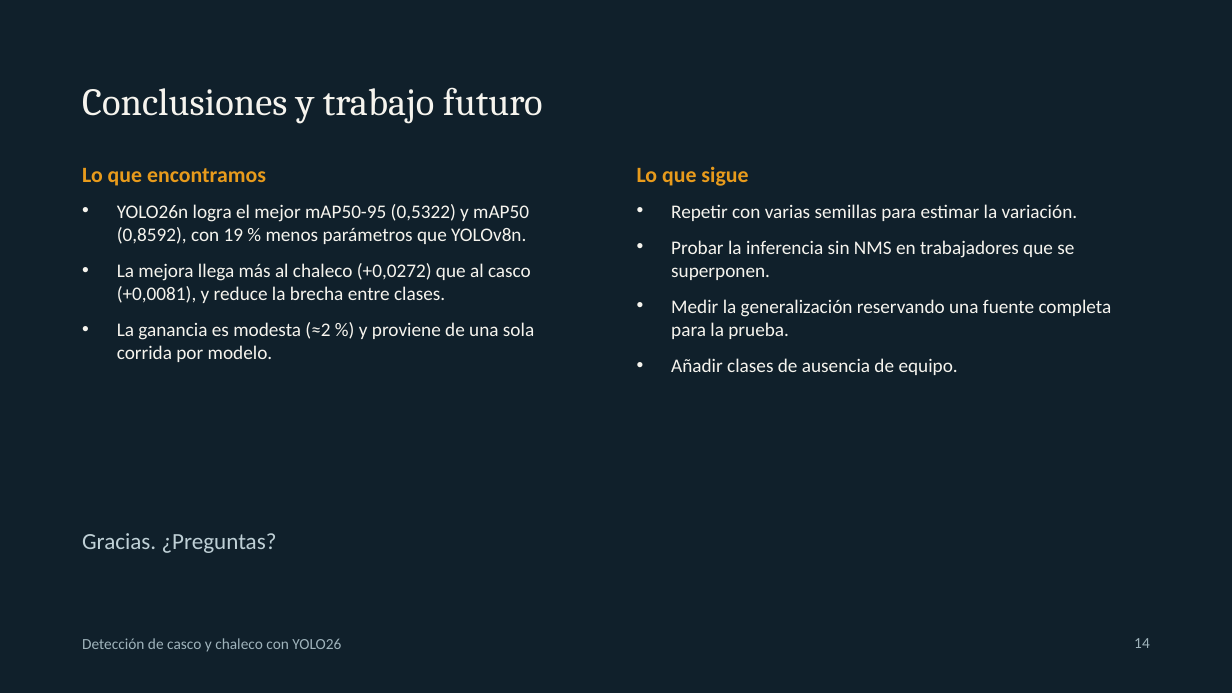
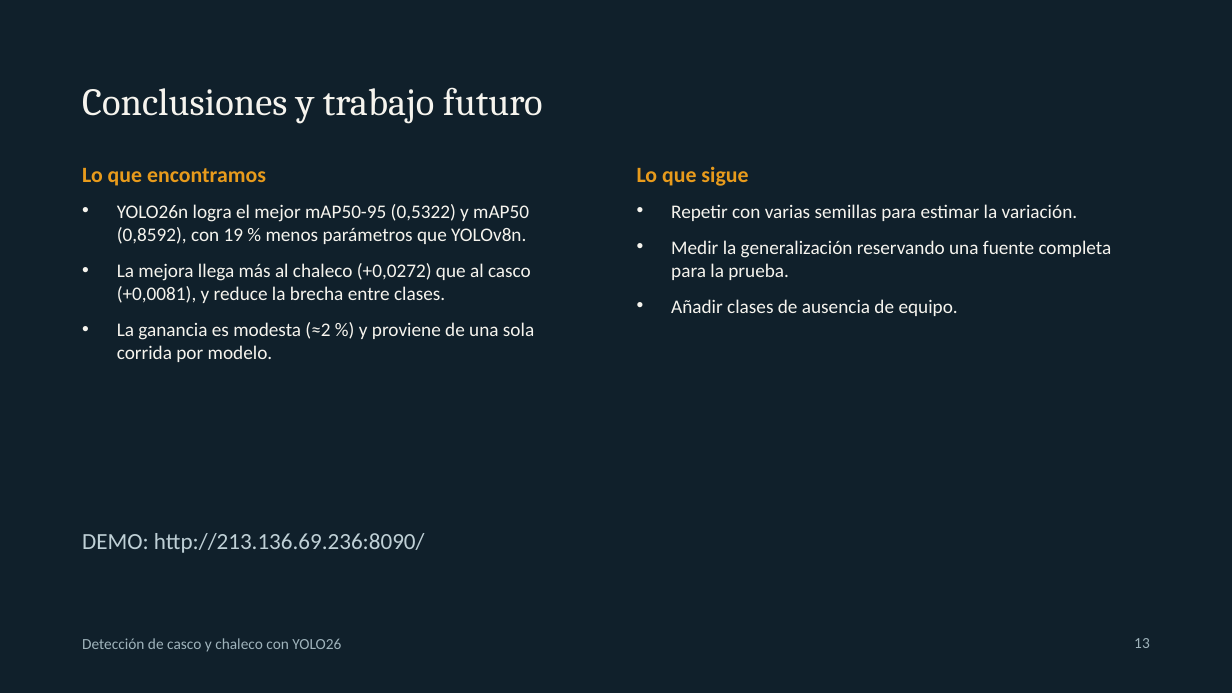
Before and after one commit to agajinformatica/Vision_por_computadora, a slide deck: slide 13 of TRABAJO GRUPAL/doc-borrador/Presentacion_Paper_EPP_YOLO26.pptx (slide 14 before the commit). Drawn at 1232x693 pixels with LibreOffice and Linux fonts; fonts in the diff are those of the drawing. Boxes give left, top, right and bottom in pixels: in the first picture for what was removed or moved away, otherwise in the second. Text is boxed around its words. In the diff, an @@ line names an element or a change of style, - is before the commit and + after.

```diff
--- a/TRABAJO GRUPAL/doc-borrador/Presentacion_Paper_EPP_YOLO26.pptx
+++ b/TRABAJO GRUPAL/doc-borrador/Presentacion_Paper_EPP_YOLO26.pptx
@@ text at (671, 240, 1074, 280): paragraph removed @@
-• Probar la inferencia sin NMS en trabajadores que se superponen.
@@ text at (82, 533, 425, 553): text changed @@
-Gracias. ¿Preguntas?
+DEMO: http://213.136.69.236:8090/
@@ page number at (1134, 638, 1150, 648): text changed @@
-14
+13
```
Also in this commit, not shown: 7 other slides changed, 1 slide removed.
